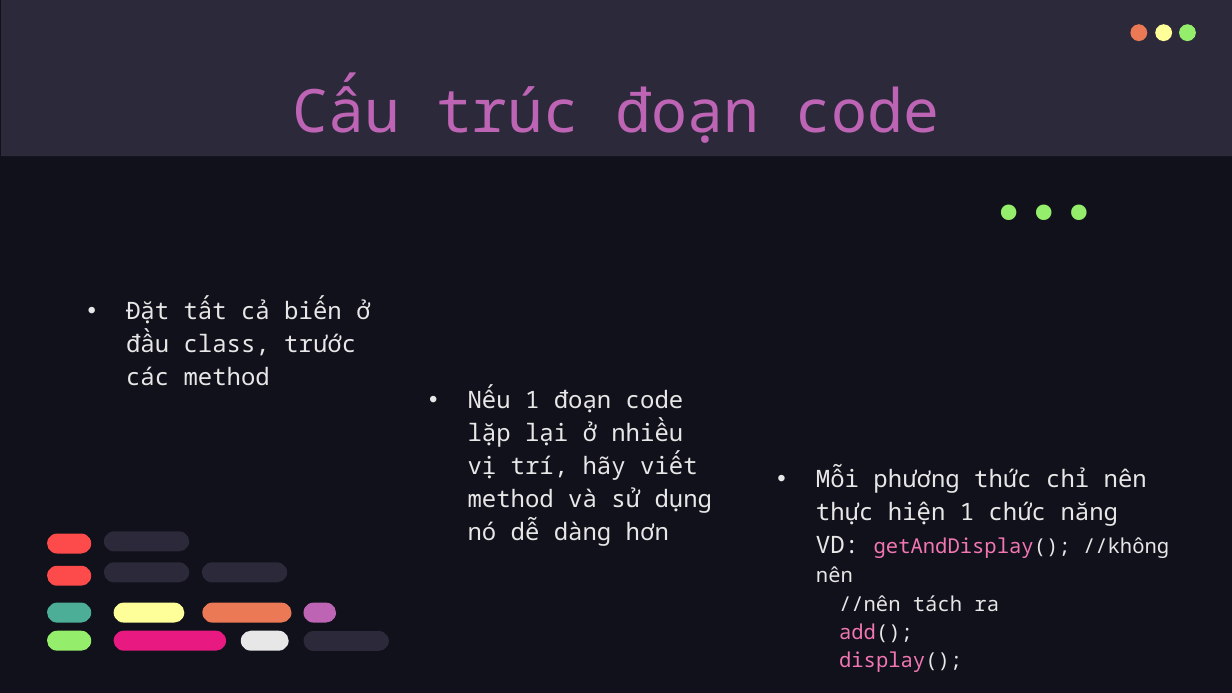
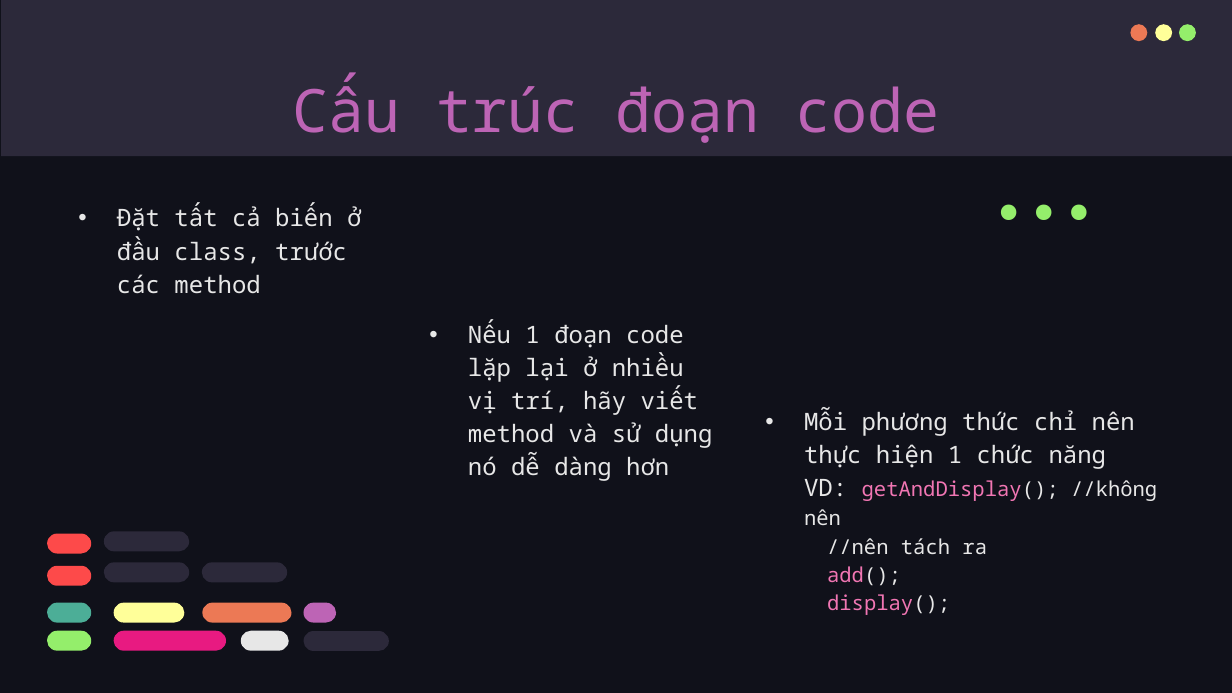
Before and after one commit to qNam145/CNPM, a slide deck: slide 13 of CNPM.pptx (slide 14 before the commit). Drawn at 1232x693 pixels with LibreOffice and Linux fonts; fonts in the diff are those of the drawing. Boxes give left, top, right and bottom in pixels: in the first picture for what was removed or moved away, otherwise in the second. Text is boxed around its words. In the diff, an @@ line names an element or a change of style, - is before the commit and + after.

```diff
--- a/CNPM.pptx
+++ b/CNPM.pptx
@@ subtitle "Đặt tất cả biến ở ...": place and size @@
-subtitle "Đặt tất cả biến ở ..." at [126, 297, 370, 386]
+subtitle "Đặt tất cả biến ở ..." at [117, 204, 361, 294]
@@ subtitle "Nếu 1 đoạn code lặp ...": place and size @@
-subtitle "Nếu 1 đoạn code lặp ..." at [468, 386, 713, 546]
+subtitle "Nếu 1 đoạn code lặp ..." at [468, 321, 713, 481]
@@ subtitle "Mỗi phương thức chỉ nên ...": place and size @@
-subtitle "Mỗi phương thức chỉ nên ..." at [816, 465, 1169, 672]
+subtitle "Mỗi phương thức chỉ nên ..." at [804, 408, 1157, 615]
```
Also in this commit, not shown: 10 other slides changed, 1 slide removed.
